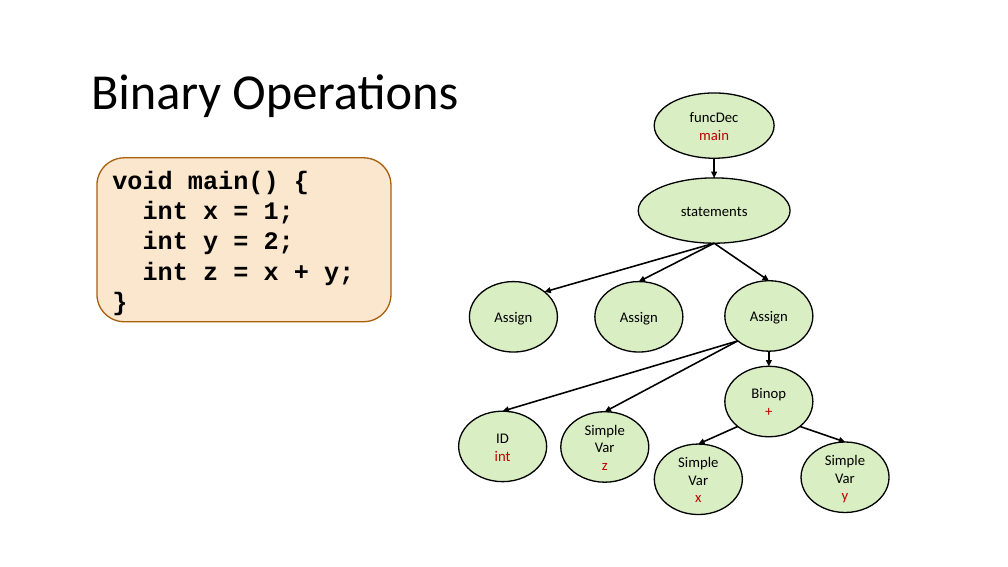
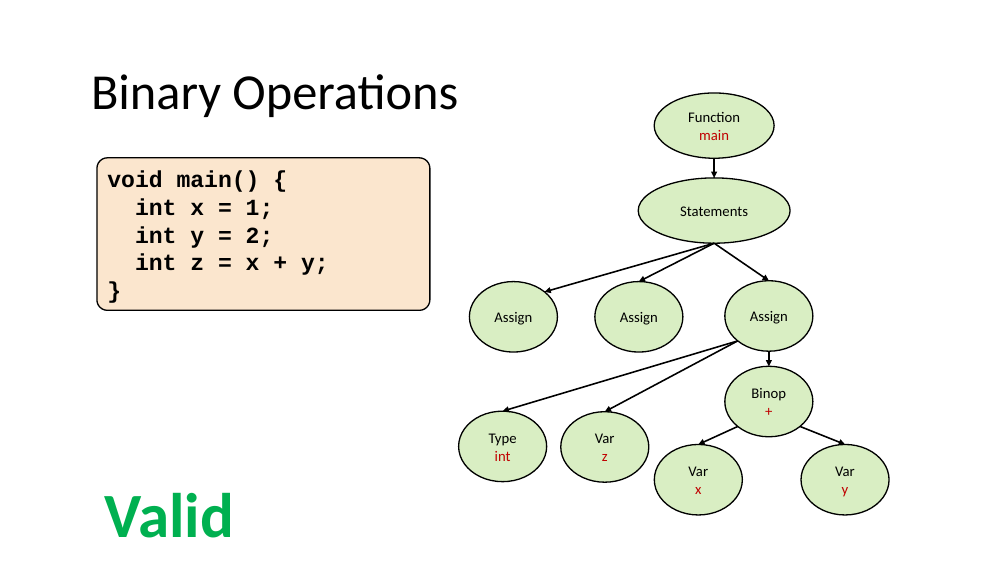
Before and after one commit to nivshani/compilation, a slide deck: slide 51 of slides/semantic.pptx (slide 50 before the commit). Drawn at 1008x567 pixels with LibreOffice and Linux fonts; fonts in the diff are those of the drawing. Boxes give left, top, right and bottom in pixels: in the first picture for what was removed or moved away, otherwise in the second. Text is boxed around its words. In the diff, an @@ line names an element or a change of style, - is before the commit and + after.

```diff
--- a/slides/semantic.pptx
+++ b/slides/semantic.pptx
@@ text in ellipse at [688,112,740,122]: text changed @@
-funcDec
+Function
@@ rounded rectangle "void main() {": place and size @@
-rounded rectangle "void main() {" at [97,158,391,322]
+rounded rectangle "void main() {" at [97,158,430,311]
@@ rounded rectangle "void main() {" at [97,158,430,311]: size 24 to 22 pt; vertical alignment middle to top; outline #A9610D 1.25 pt to #000000 1.25 pt; proportions changed @@
@@ text in ellipse at [680,206,748,216]: text changed @@
-statements
+Statements
@@ text in ellipse at [489,433,517,446]: text changed @@
-ID
+Type
@@ text in ellipse at [585,424,625,438]: paragraph removed @@
-Simple
@@ text in ellipse at [678,456,718,470]: paragraph removed @@
-Simple
@@ text in ellipse at [825,455,865,468]: paragraph removed @@
-Simple
@@ text added at [104,492,233,538], 60 pt, text #00B050, bold @@
+Valid
```
Also in this commit, not shown: 112 other slides changed, 2 slides added, 1 other file.
